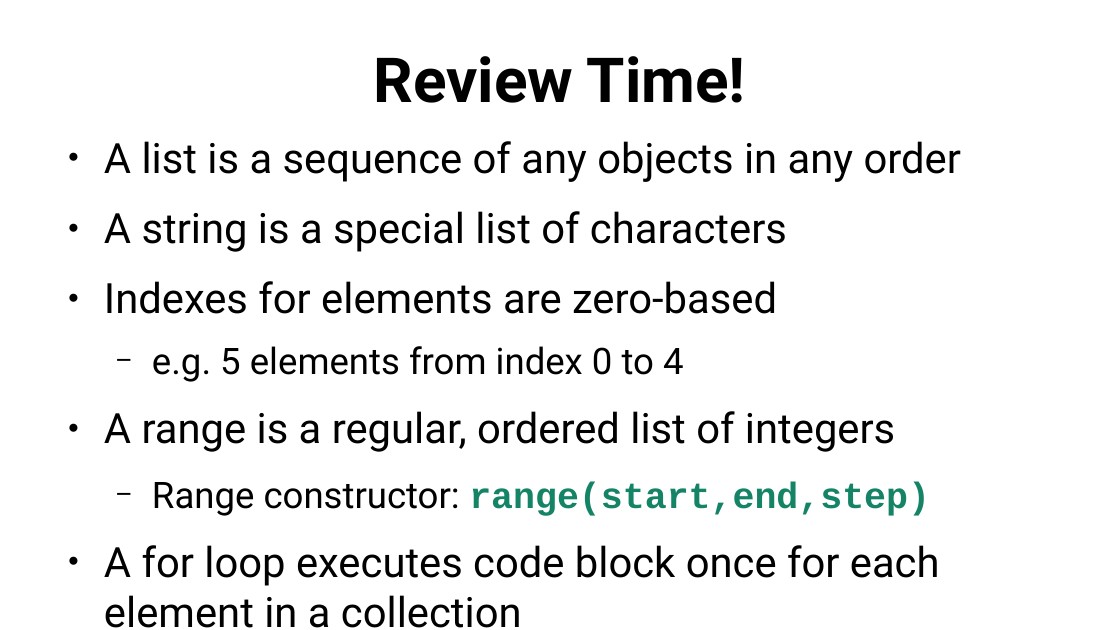
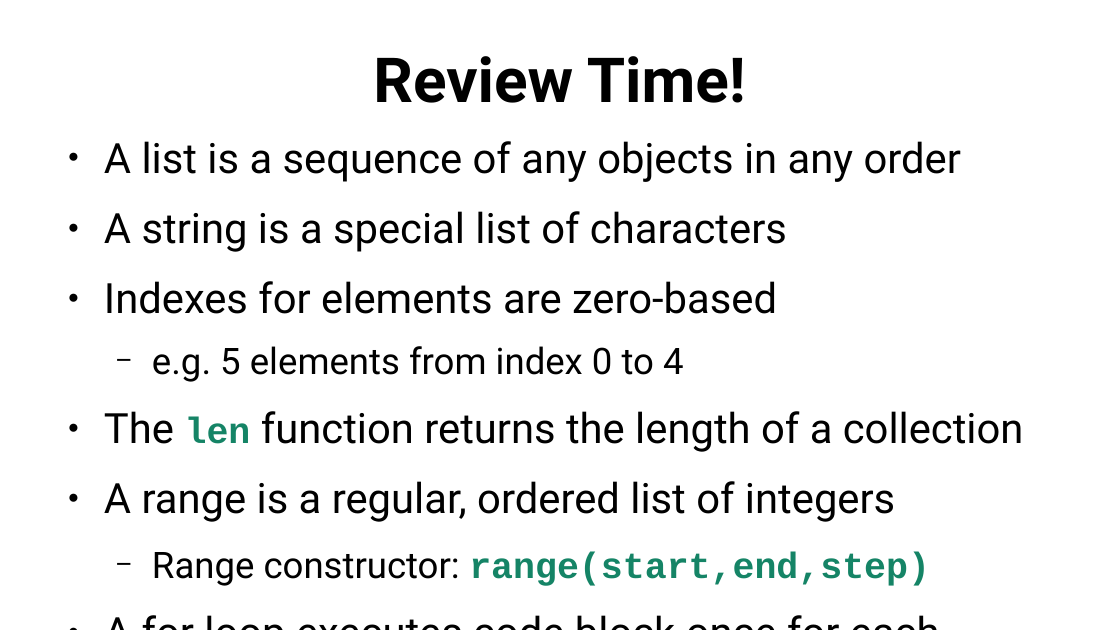
Before and after one commit to SlithyMatt/python-tutorial, a slide deck: slide 7 of lesson3/python101_lesson3_slides.odp. Drawn at 1120x630 pixels with LibreOffice and Linux fonts; fonts in the diff are those of the drawing. Boxes give left, top, right and bottom in pixels: in the first picture for what was removed or moved away, otherwise in the second. Text is boxed around its words. In the diff, an @@ line names an element or a change of style, - is before the commit and + after.

```diff
--- a/lesson3/python101_lesson3_slides.odp
+++ b/lesson3/python101_lesson3_slides.odp
@@ text at <box>104,411,1024,452</box>: paragraph added @@
+● The len function returns the length of a collection
```
Also in this commit, not shown: 1 other file.
